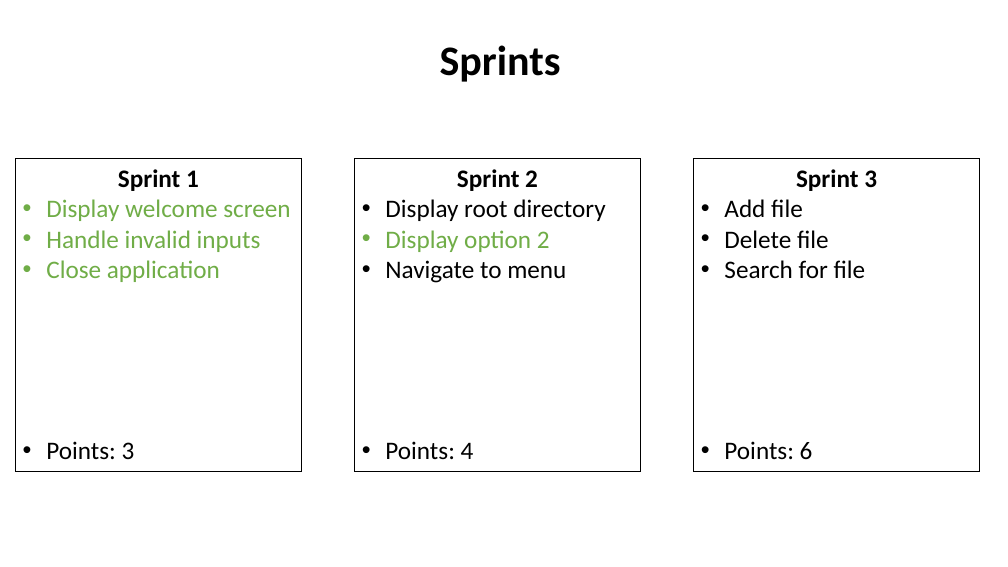
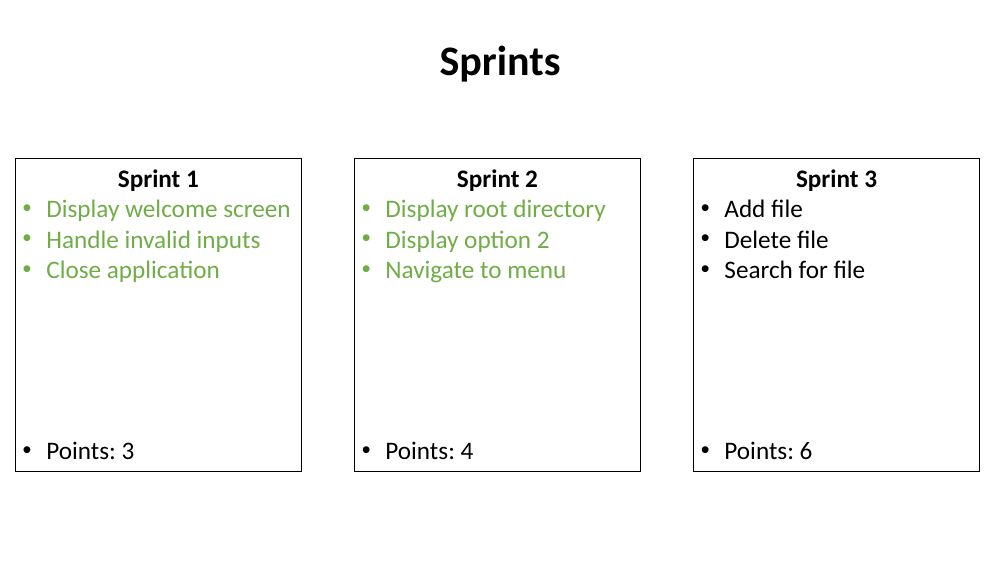
Before and after one commit to ScottWillmarth/PhaseEnd1, a slide deck: slide 12 of User stories.pptx. Drawn at 1008x567 pixels with LibreOffice and Linux fonts; fonts in the diff are those of the drawing. Boxes give left, top, right and bottom in pixels: in the first picture for what was removed or moved away, otherwise in the second. Text is boxed around its words. In the diff, an @@ line names an element or a change of style, - is before the commit and + after.

```diff
--- a/User stories.pptx
+++ b/User stories.pptx
@@ text in rectangle at (x1=385, y1=199, x2=605, y2=283): text colour #000000 to #70AD47 in "Display root directory", "Navigate to menu" @@
```
Also in this commit, not shown: 2 other files.
